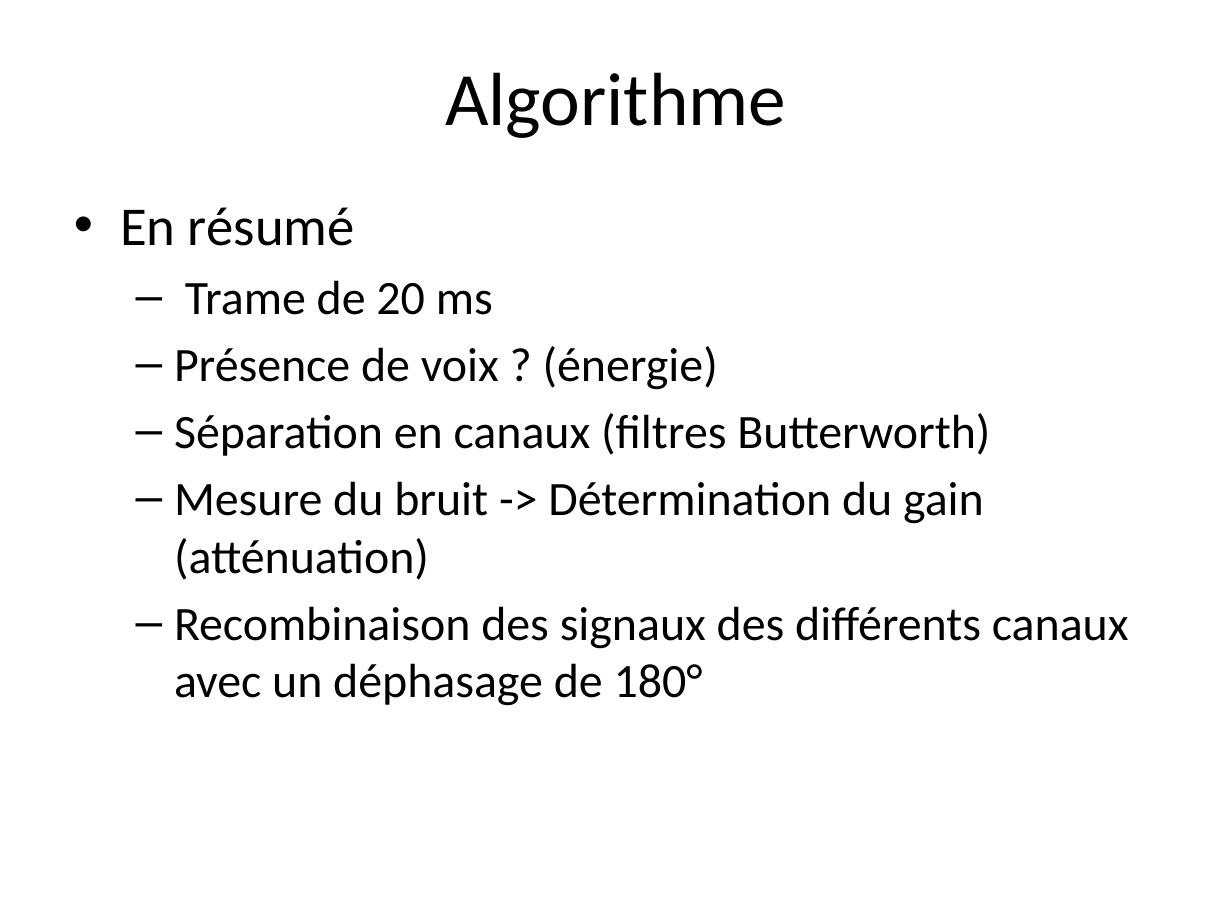
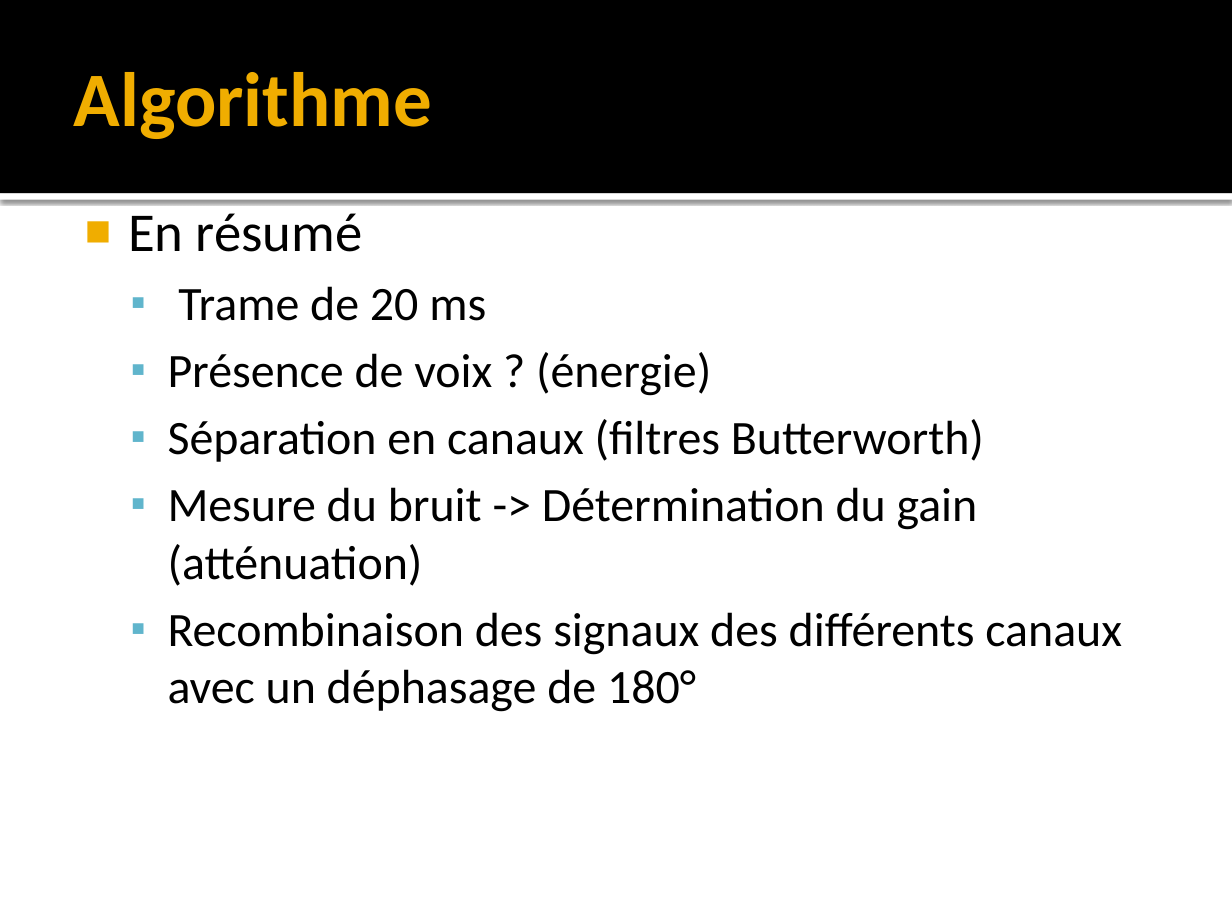
Before and after one commit to pelavoie/sys835, a slide deck: slide 4 of presentation/Presentation-Rick.pptx. Drawn at 1232x924 pixels with LibreOffice and Linux fonts; fonts in the diff are those of the drawing. Boxes give left, top, right and bottom in pixels: in the first picture for what was removed or moved away, otherwise in the second. Text is boxed around its words. In the diff, an @@ line names an element or a change of style, - is before the commit and + after.

```diff
--- a/presentation/Presentation-Rick.pptx
+++ b/presentation/Presentation-Rick.pptx
@@ rectangle added at <box>0,0,1232,193</box>, fill #000000 @@
@@ title "Algorithme" at <box>74,72,432,139</box>: size 44 to 45 pt, text colour #000000 to #F0AD00, bold on; alignment centre to left @@
@@ rectangle added at <box>0,193,1232,200</box>, fill #FFFFFF @@
@@ text "En résumé" at <box>128,213,1122,712</box>: bullet • to ■; less space between paragraphs; bullet – to ▪ @@
```
Also in this commit, not shown: 9 other slides changed.
